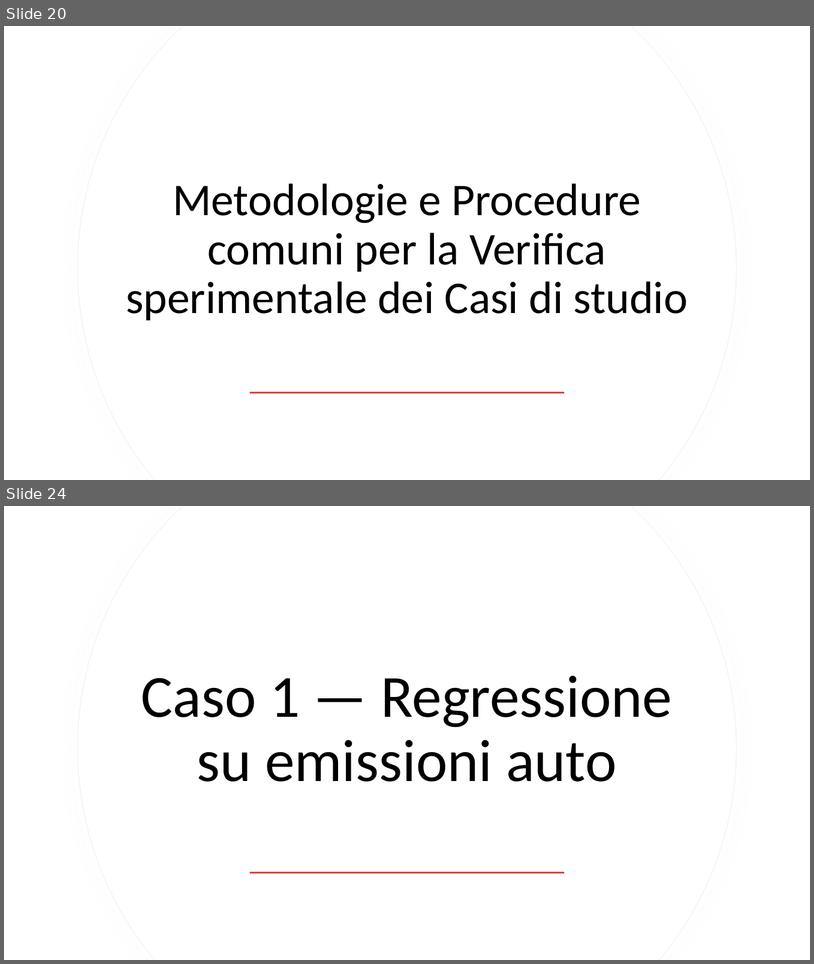
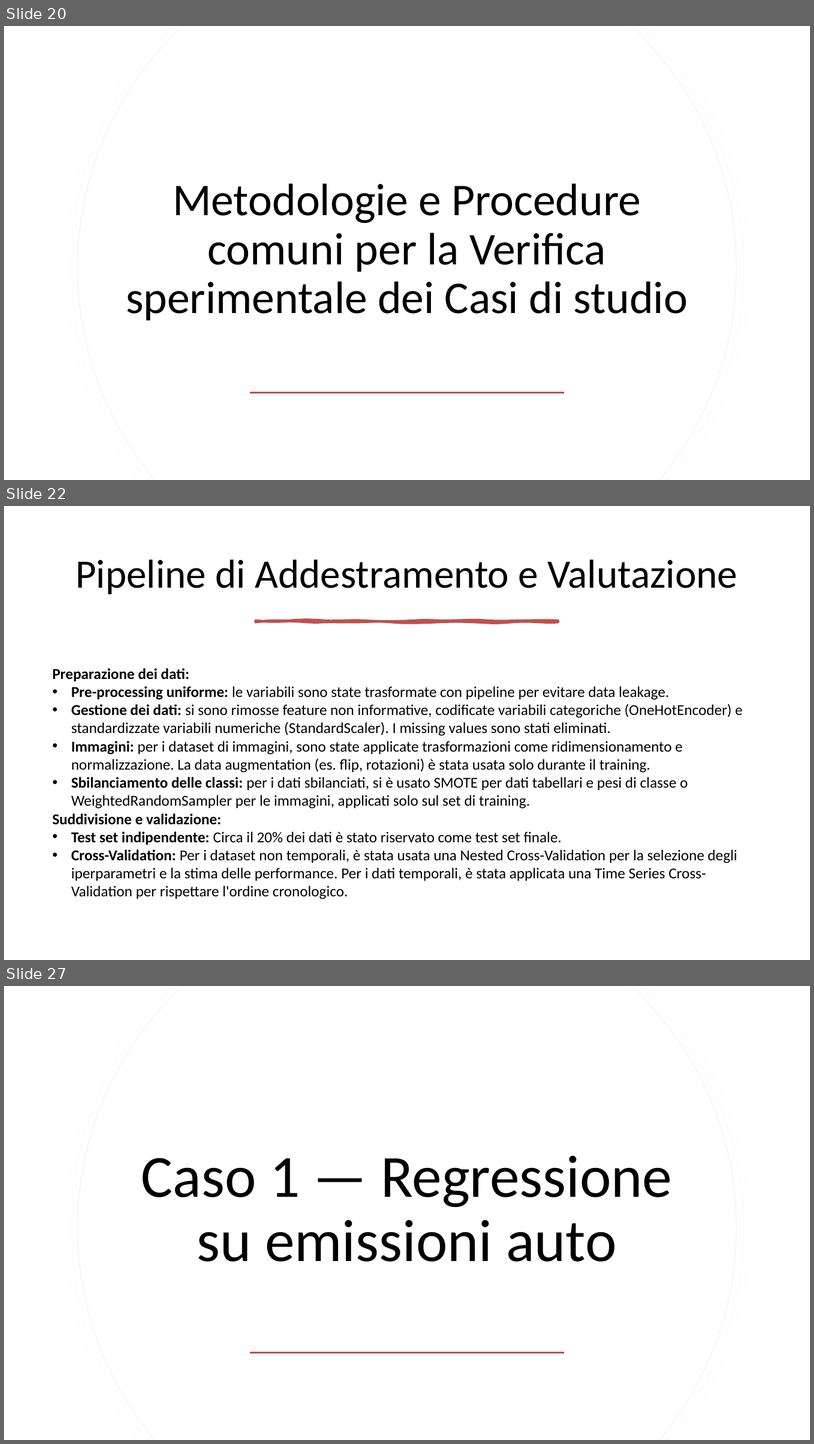
Before and after one commit to mtomas03/Thesis_Paper, a slide deck: Presentation.pptx. Shown one above the other, each under a label of ours: slides 20 and 24 before the commit, slides 20, 22 and 27 after it; the slides between them are not shown. The pictures are 814x964 and 814x1444 pixels, drawn with LibreOffice and Linux fonts; fonts in the diff are those of the drawing. Boxes give left, top, right and bottom in pixels: in the first picture for what was removed or moved away, otherwise in the second. Text is boxed around its words. In the diff, an @@ line names an element or a change of style, - is before the commit and + after.

```diff
--- a/Presentation.pptx
+++ b/Presentation.pptx
@@ slide 22 added at [4, 506, 810, 960], background #FFFFFF @@
@@ title added at [75, 559, 738, 594], 48 pt, text #000000 @@
+Pipeline di Addestramento e Valutazione
@@ freeform shape added at [255, 621, 558, 622], fill #C0504D, outline #C0504D 3.25 pt @@
@@ text added at [53, 668, 743, 899], 18 pt, text #000000 @@
+Preparazione dei dati:
+• Pre-processing uniforme: le variabili sono state trasformate con pipeline per evitare data leakage.
+• Gestione dei dati: si sono rimosse feature non informative, codificate variabili categoriche (OneHotEncoder) e standardizzate variabili numeriche (StandardScaler). I missing values sono stati eliminati.
+• Immagini: per i dataset di immagini, sono state applicate trasformazioni come ridimensionamento e normalizzazione. La data augmentation (es. flip, rotazioni) è stata usata solo durante il training.
+• Sbilanciamento delle classi: per i dati sbilanciati, si è usato SMOTE per dati tabellari e pesi di classe o WeightedRandomSampler per le immagini, applicati solo sul set di training.
+Suddivisione e validazione:
+• Test set indipendente: Circa il 20% dei dati è stato riservato come test set finale.
+• Cross-Validation: Per i dataset non temporali, è stata usata una Nested Cross-Validation per la selezione degli iperparametri e la stima delle performance. Per i dati temporali, è stata applicata una Time Series Cross-Validation per rispettare l'ordine cronologico.
@@ what was slide 24 is now slide 27 @@
```
Also in this commit, not shown: 6 slides changed, 10 other slides added, 2 slides removed.
